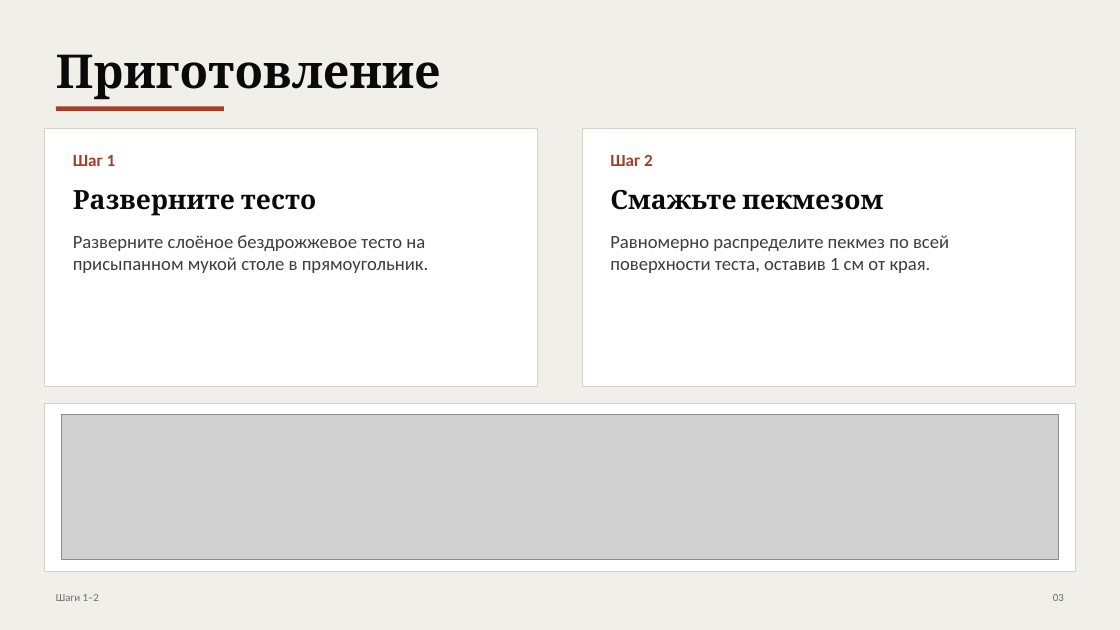
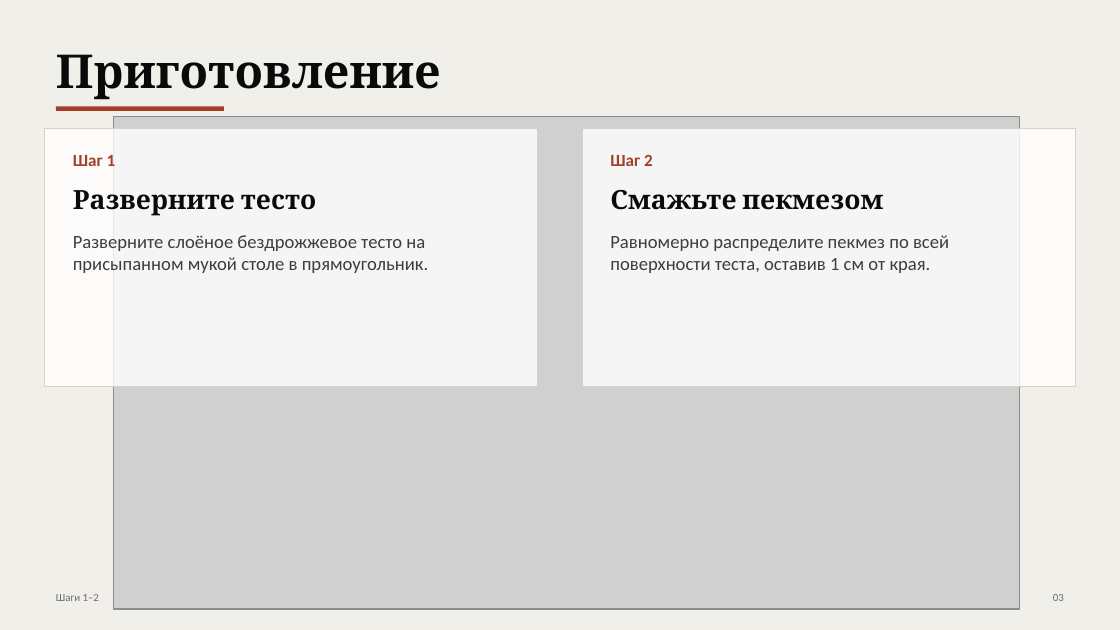
Before and after one commit to LKosoj/child, a slide deck: slide 3 of Рецепты/pekmlezli-ruletiki.pptx. Drawn at 1120x630 pixels with LibreOffice and Linux fonts; fonts in the diff are those of the drawing; grey boxes stand for pictures. Boxes give left, top, right and bottom in pixels: in the first picture for what was removed or moved away, otherwise in the second. Text is boxed around its words. In the diff, an @@ line names an element or a change of style, - is before the commit and + after.

```diff
--- a/Рецепты/pekmlezli-ruletiki.pptx
+++ b/Рецепты/pekmlezli-ruletiki.pptx
@@ picture: place and size @@
-picture at <box>62,414,1058,560</box>
+picture at <box>113,116,1019,609</box>
@@ rectangle at <box>45,129,538,386</box>: fill #FFFFFF to #FFFFFF at 80% opacity; proportions changed @@
@@ rectangle at <box>582,129,1075,386</box>: fill #FFFFFF to #FFFFFF at 80% opacity; proportions changed @@
@@ rectangle removed at <box>45,403,1075,571</box> @@
```
Also in this commit, not shown: 4 other slides changed.
